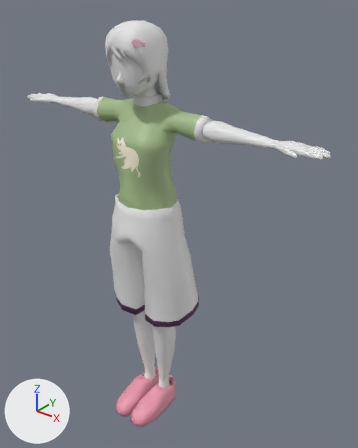
The FBX model Assets/_resources/3D models/Vignette #3/GirlVignette3.fbx: old version first, new version second.
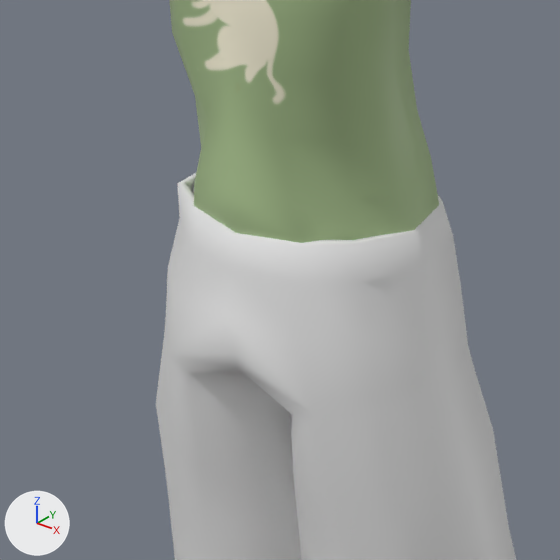
Each version is shown whole from a camera (50 mm lens) standing at (1.428, -1.546, 2.114) and looking at (0.085, 0.133, 1.073), then close up on the part from 20% to 58% of the width and 34% to 64% of the height. Lighting does not change. The marker at lower left points along +X, +Y and +Z. Where no turn or scale is listed for an object, it has been applied to the vertices.

The first close-up shows 'Paints.001', 'Shirt'.
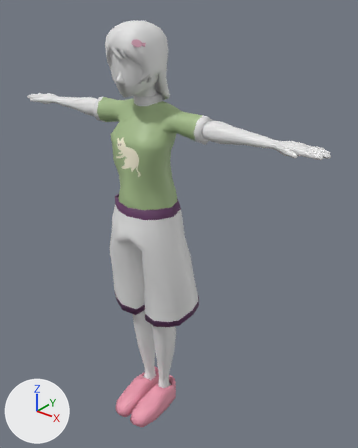
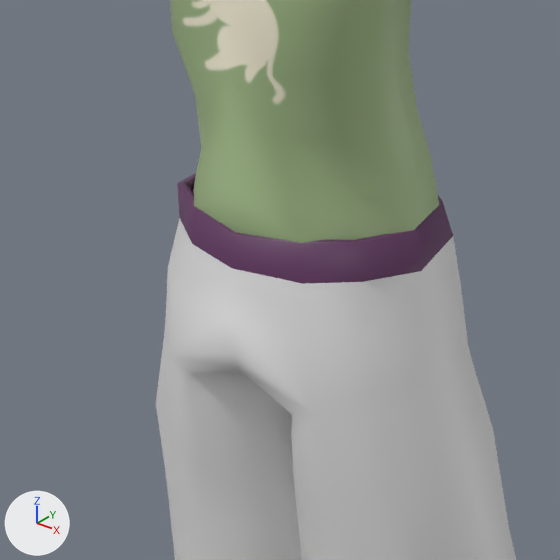
Edits to the bpy script that builds the scene:
```text
Change me_corpo_008:
    where me_corpo_008.from_pydata(...)  # 296 vertices, 298 faces; spans x -0.239..0.239, y -0.139..0.211, z -0.423..0.21
    used by ob_paints_001; location = (-0.009, 0.008, 1.015)
    me_corpo_008 part 1: all 36 faces centred in x -0.145..0.145, y -0.112..0.131, z 0.181..0.208 switch from mat_pant (white #e7e7e7) to mat_paint_collar (dark purple #613660)
```

Changed parts and their boxes [x1, y1, x2, y2] in the close-ups (560 x 560 px):
part 1 of me_corpo_008, recoloured (white to purple): [177, 173, 453, 284] in both
